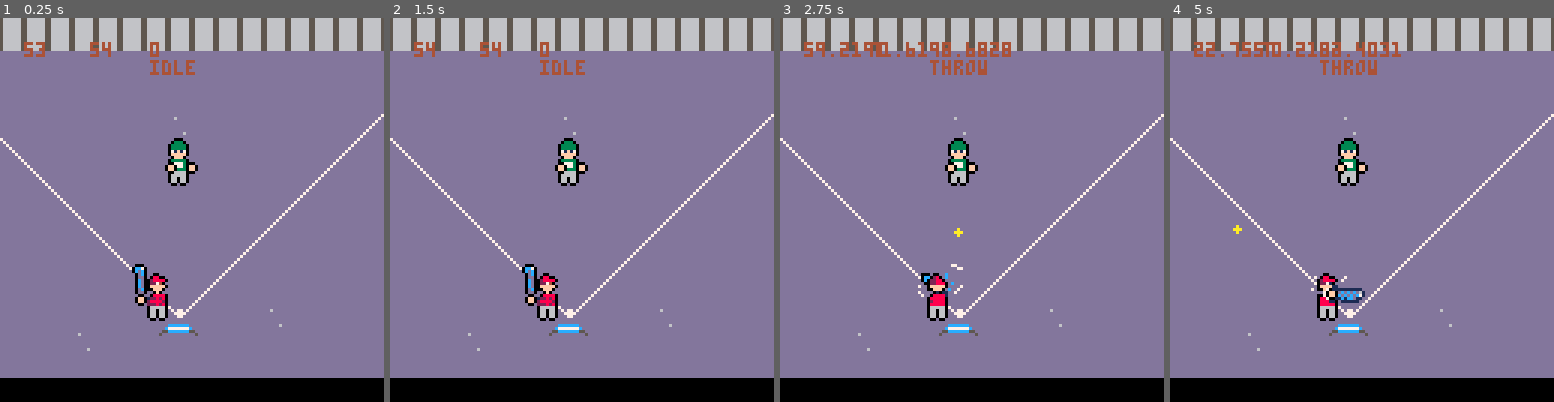
Above: before the commit, frames 1-4 (left to right).
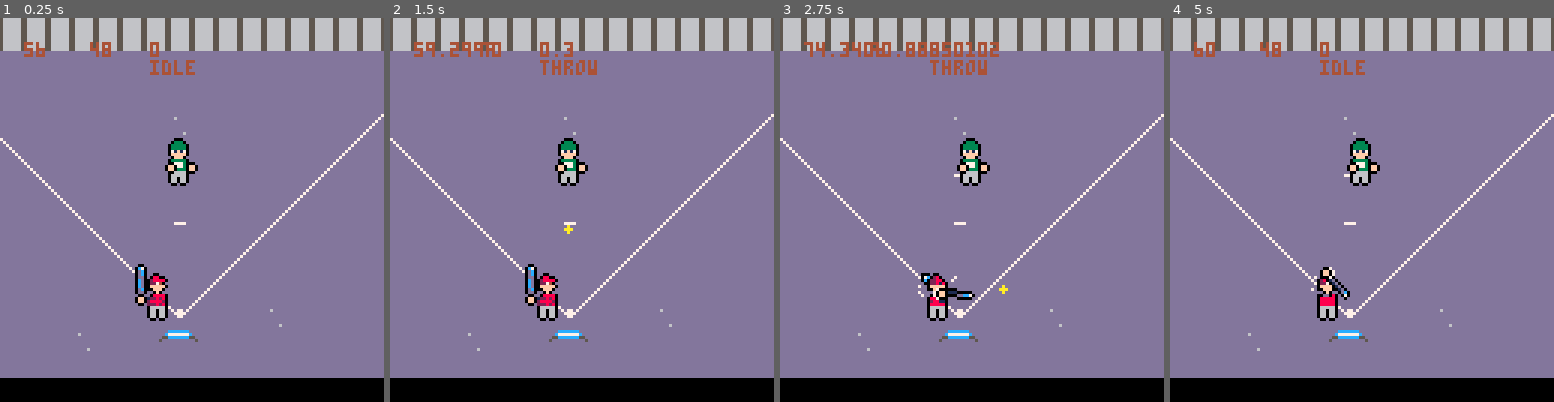
Above: after the commit, the same moments.

Repository: zdenardi/blitzball
Game: PICO-8 cartridge breakout.p8
Same seed, same stepped clock (60 frames per second), same inputs: the game is played once before the commit and once after it.
Inputs:
- Up to frame 1 (0.25 s): no input
- Up to frame 2 (1.5 s): tap X (X key) at 0.33, 1.07 s; tap O (Z key) at 0.7 s
- Up to frame 3 (2.75 s): hold Right 1.6-2.1 s; tap O (Z key) at 1.7, 2.1, 2.5 s; tap X (X key) at 1.85 s; hold Right from 2.47 s (still down)
- Up to frame 4 (5 s): tap O (Z key) every 0.4 s from 2.9 to 4.9 s; tap X (X key) at 2.97, 4.08 s; release Right at 3.03 s; hold Left 3.08-3.58 s; hold Right 4.02-4.68 s

The runs differ from the first frame. In frame 1, 0.4% of the frame differs, in the area x 9-52%, y 6-85%; in frame 2, 0.8%; in frame 3, 2.2%; in frame 4, 2.7%, in the area x 6-61%, y 6-85%.

Commit message:
have pitcher movement

Diff:
--- a/breakout.p8
+++ b/breakout.p8
@@ -90,9 +90,9 @@
 0a0a0a0a0a0a0a0a0a0a0a0a0a0a0a0a00000000000000000000000000000000000000000000000000000000000000000000000000000000000000000000000000000000000000000000000000000000000000000000000000000000000000000000000000000000000000000000000000000000000000000000000000000000
 0a0a0a0a0a0a0a0c0a0a0a0a0a0a0a0900000000000000000000000000000000000000000000000000000000000000000000000000000000000000000000000000000000000000000000000000000000000000000000000000000000000000000000000000000000000000000000000000000000000000000000000000000000
 080a0a0a0a0a0a0a0a0a0a0a0a0a090a00000000000000000000000000000000000000000000000000000000000000000000000000000000000000000000000000000000000000000000000000000000000000000000000000000000000000000000000000000000000000000000000000000000000000000000000000000000
-0a080a0a0a0a0a0a0a0a0a0a0a090a0a00000000000000000000000000000000000000000000000000000000000000000000000000000000000000000000000000000000000000000000000000000000000000000000000000000000000000000000000000000000000000000000000000000000000000000000000000000000
+0a080a0a0a0a0a070a0a0a0a0a090a0a00000000000000000000000000000000000000000000000000000000000000000000000000000000000000000000000000000000000000000000000000000000000000000000000000000000000000000000000000000000000000000000000000000000000000000000000000000000
 0a0a080a0a0a0a0a0a0a0a0a090a0a0a00000000000000000000000000000000000000000000000000000000000000000000000000000000000000000000000000000000000000000000000000000000000000000000000000000000000000000000000000000000000000000000000000000000000000000000000000000000
-0a0a0a080a0a0a0a0a0a0a090a0a0a0a00000000000000000000000000000000000000000000000000000000000000000000000000000000000000000000000000000000000000000000000000000000000000000000000000000000000000000000000000000000000000000000000000000000000000000000000000000000
+0a0a0a080a0a0a070a0a0a090a0a0a0a00000000000000000000000000000000000000000000000000000000000000000000000000000000000000000000000000000000000000000000000000000000000000000000000000000000000000000000000000000000000000000000000000000000000000000000000000000000
 0a0a0a0a080a0a0a0a0a090a0a0a0a0a00000000000000000000000000000000000000000000000000000000000000000000000000000000000000000000000000000000000000000000000000000000000000000000000000000000000000000000000000000000000000000000000000000000000000000000000000000000
 0a0a0a0a0a080a0a0a090a0a0a0a0a0a00000000000000000000000000000000000000000000000000000000000000000000000000000000000000000000000000000000000000000000000000000000000000000000000000000000000000000000000000000000000000000000000000000000000000000000000000000000
 0a0a0a0a0a0a080a090a0a0a0a0a0a0a00000000000000000000000000000000000000000000000000000000000000000000000000000000000000000000000000000000000000000000000000000000000000000000000000000000000000000000000000000000000000000000000000000000000000000000000000000000
--- a/main.lua
+++ b/main.lua
@@ -58,74 +58,9 @@
 
 function _init()
     cls()
-
-    ball = {
-        _start_x = 54,
-        _start_y = 54,
-        _start_dx = 0.3,
-        _start_dy = 2,
-        x = 53,
-        dx = 0,
-        y = 54,
-        dy = 10,
-        height = 0,
-        r = 1,
-        color = 10,
-        state = "idle", -- idle,throw,hit
-        strike_zone = {
-            x = (7 * 7) + 2,
-            y = (11 * 8) + 2
-        },
-
-        throw = function(self)
-            self.state = "throw"
-            self.dx = self._start_dx
-            self.dy = self._start_dy
-        end,
-        reset_ball = function(self)
-            self.state = "idle"
-            self.x = self._start_x
-            self.y = self._start_y
-            self.dx = 0
-            self.dy = 0
-        end,
-        init = function(self)
-            self:reset_ball()
-        end,
-        update = function(self)
-            if self.state ~= "idle" then
-                -- hit/thrown
-                self.x = self.x + self.dx
-                self.y = self.y + self.dy
-
-                if self.x > 127 or self.x < 0 then
-                    self.dx = -self.dx
-                    sfx(1)
-                end
-                if self.y > self.strike_zone.y + 13 then
-                    sfx(1)
-                    self:reset_ball()
-                end
-                if self.y < 0 then
-                    self.dy = -self.dy
-                    sfx(1)
-                end
-            end
-        end,
-        draw = function(self)
-            -- debug
-            print(self.x, 8, 8, 4)
-            print(self.y, 30, 8, 4)
-            print(self.dx, 50, 8, 4)
-            print(self.state)
-            ---
-            if self.state ~= "idle" then
-                circfill(self.x, self.y, self.r, self.color)
-            end
-        end
-    }
-
     pitcher = {
+        min_x = (7 * 8) - 9,
+        max_x = (7 * 8) - 1,
         x = (7 * 8) - 5,
         y = 5 * 8,
         spr = 102,
@@ -134,13 +69,34 @@
         state = "idle",
         a_frames = { 96, 98, 100, 102 },
         a_frame = 1,
+
+        get_throw_pos = function(self)
+            return { x = self.x + 5, y = self.y + 8 }
+        end,
         throw = function(self)
             if self.state == "idle" and ball.state == "idle" then
                 self.state = "throw"
                 sfx(2)
             end
         end,
+        move_pitcher = function(self, dir)
+            if dir == "left" and self.x > self.min_x then
+                self.x -= 1
+            elseif dir == "right" and self.x < self.max_x then
+                self.x += 1
+            end
+        end,
         update = function(self)
+            if btn(5) then
+                pitcher:throw()
+                ball:throw()
+            end
+            if btn(0) then
+                pitcher:move_pitcher('left')
+            end
+            if btn(1) then
+                pitcher:move_pitcher('right')
+            end
             -- Add any necessary update logic here
         end,
         draw = function(self)
@@ -184,6 +140,15 @@
             end
         end,
 
+        move_bat = function(self, dir)
+            if dir == "left" and self.x > self.min_x then
+                self.x -= 1
+            elseif dir == "right" and self.x < self.max_x then
+                self.x += 1
+            end
+        end,
+
+
         get_bat_coordinates = function(self)
             local bat_x = self.state == "idle" and self.x - 6 or self.x + 5
             local bat_y = self.y - 5
@@ -216,6 +181,12 @@
 
         get_frame_timer = function(self)
             return self.frame_timer
+        end,
+
+        update = function(self)
+            if btn(4) then
+                batter:swing()
+            end
         end,
 
 
@@ -242,11 +213,81 @@
             end
         end
     }
+    hand_pos = pitcher:get_throw_pos()
+    ball = {
+        _start_x = hand_pos.x,
+        _start_y = hand_pos.y,
+        _start_dx = 0.3,
+        _start_dy = 2,
+        x = hand_pos.x,
+        dx = 0,
+        y = hand_pos.y,
+        dy = 10,
+        height = 0,
+        r = 1,
+        color = 10,
+        state = "idle", -- idle,throw,hit
+        strike_zone = {
+            x = (7 * 7) + 2,
+            y = (11 * 8) + 4
+        },
+
+        throw = function(self)
+            local hand_pos = pitcher:get_throw_pos()
+            self.state = "throw"
+            self.x = hand_pos.x
+            self.y = hand_pos.y
+            self.dx = self._start_dx
+            self.dy = self._start_dy
+        end,
+        reset_ball = function(self)
+            local hand_pos = pitcher:get_throw_pos()
+
+            self.state = "idle"
+            self.x = hand_pos.x
+            self.y = hand_pos.y
+            self.dx = 0
+            self.dy = 0
+        end,
+        init = function(self)
+            self:reset_ball()
+        end,
+        update = function(self)
+            if self.state ~= "idle" then
+                -- hit/thrown
+                self.x = self.x + self.dx
+                self.y = self.y + self.dy
+
+                if self.x > 127 or self.x < 0 then
+                    self:reset_ball()
+                end
+                if self.y > self.strike_zone.y + 13 then
+                    sfx(1)
+                    self:reset_ball()
+                end
+                if self.y < 0 then
+                    self:reset_ball()
+                end
+            end
+        end,
+        draw = function(self)
+            -- debug
+            print(self.x, 8, 8, 4)
+            print(self.y, 30, 8, 4)
+            print(self.dx, 50, 8, 4)
+            print(self.state)
+            ---
+            if self.state ~= "idle" then
+                circfill(self.x, self.y, self.r, self.color)
+            end
+        end
+    }
+
     bat = {
         spr = 130,
         spr_w = 2,
         spr_h = 2,
-        a_frames = { 132, 134, 136, 130 },
+        a_frames = { 132, 134, 136, 138, 140, 130 },
 
         draw = function(self)
             local pos = batter:get_bat_coordinates()
@@ -266,7 +307,6 @@
             end
         end
     }
-
     game = {
         -- more for later. not implemented
         role = 'p', -- 'b' for batter, 'p' pitcher
@@ -294,20 +334,19 @@
     bat_pos = batter:get_bat_coordinates()
     bat_hit_box = bat_pos.hit_box
     ball:update()
-    if btn(5) then
-        if game.role == 'p' then
-            pitcher:throw()
-            ball:throw()
-        end
+    if game.role == 'p' then
+        -- pitcher
+        pitcher:update()
     end
-    if btn(4) then
-        batter:swing()
-    end
-    check_ball = did_ball_collide(
+
+    batter:update()
+
+    did_hit = did_ball_collide(
         ball,
         bat_hit_box.x1, bat_hit_box.y1, 10, 5
     )
-    if check_ball then
+    if did_hit then
+        sfx(3)
         bounce_ball_off_bat(ball, batter)
     end
     -- function did_ball_collide(ball, box_x, box_y, box_w, box_h)
@@ -318,7 +357,7 @@
     palt(14, true)
     cls()
     map(0, 0, 0, 0, 128, 32)
-    spr(128, (7 * 7) + 2, 11 * 8 + 2, 2, 2)
+    spr(128, (7 * 7) + 2, 11 * 8 + 4, 2, 2)
 
     ball:draw()
     pitcher:draw()
Not shown, changed: 25 lines of the sprite sheet (__gfx__) section of breakout.p8
